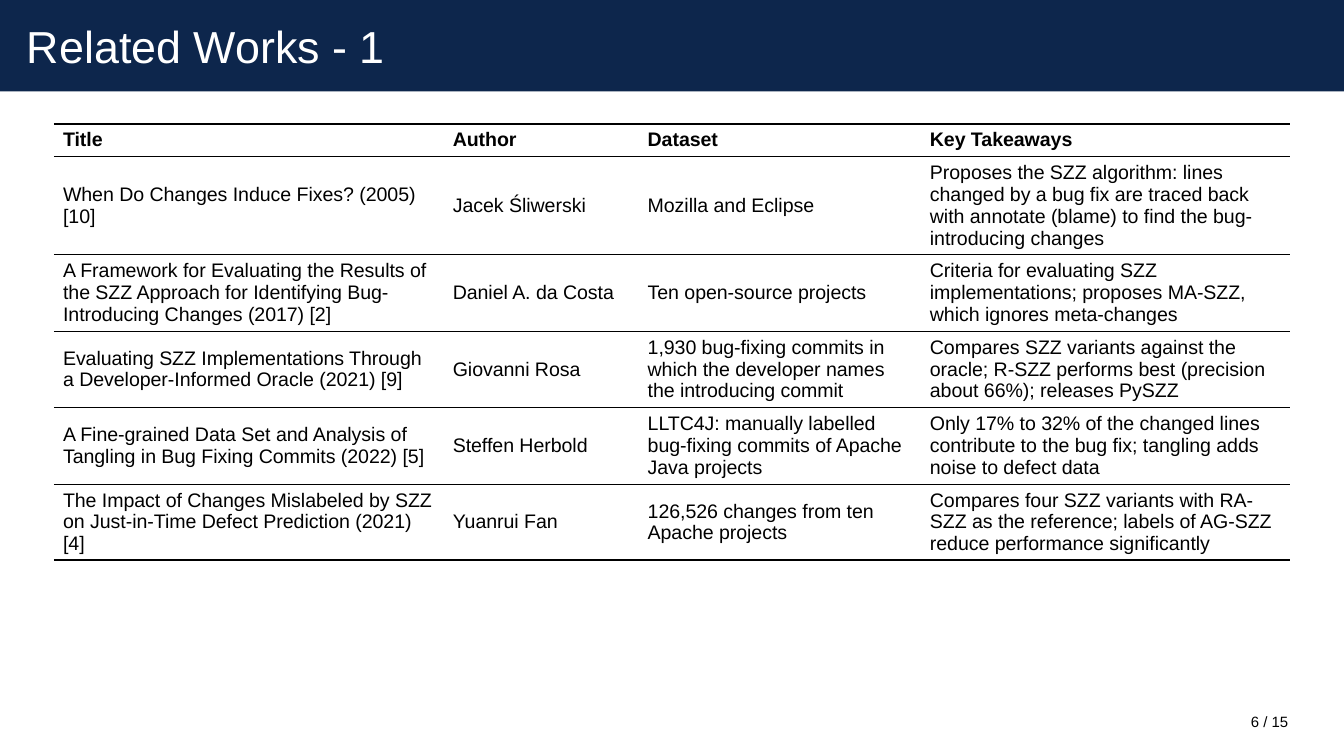
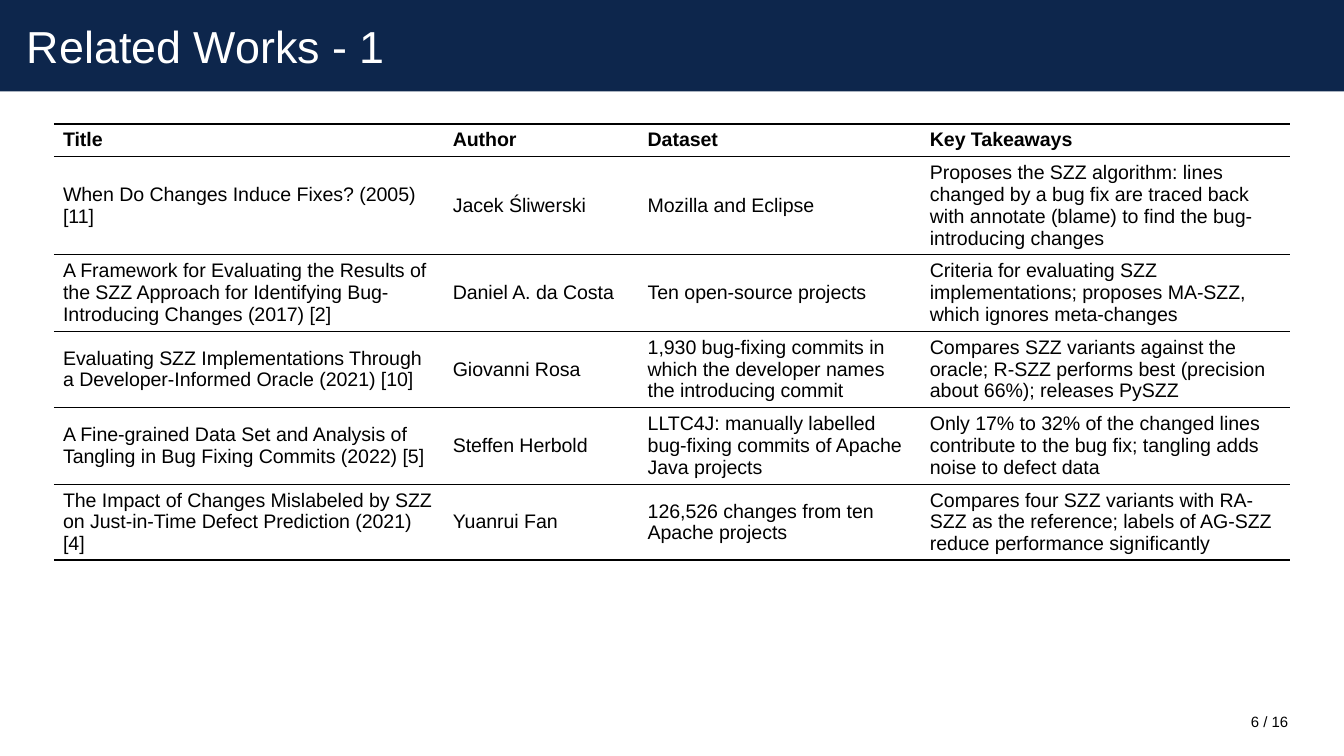
Before and after one commit to itz-puneet/thesis-later, a slide deck: slide 6 of MTP 1/presentation/mtp1_presentation.pptx. Drawn at 1344x756 pixels with LibreOffice and Linux fonts; fonts in the diff are those of the drawing. Boxes give left, top, right and bottom in pixels: in the first picture for what was removed or moved away, otherwise in the second. Text is boxed around its words. In the diff, an @@ line names an element or a change of style, - is before the commit and + after.

```diff
--- a/MTP 1/presentation/mtp1_presentation.pptx
+++ b/MTP 1/presentation/mtp1_presentation.pptx
@@ table at [54, 124, 1290, 558] @@
-row 2, column 1: When Do Changes Induce Fixes? (2005) [10]
+row 2, column 1: When Do Changes Induce Fixes? (2005) [11]
-row 4, column 1: Evaluating SZZ Implementations Through a Developer-Informed Oracle (2021) [9]
+row 4, column 1: Evaluating SZZ Implementations Through a Developer-Informed Oracle (2021) [10]
@@ text at [1272, 716, 1289, 727]: text changed @@
-/ 15
+/ 16
```
Also in this commit, not shown: 13 other slides changed, 2 slides added, 1 slide removed, 10 other files.
